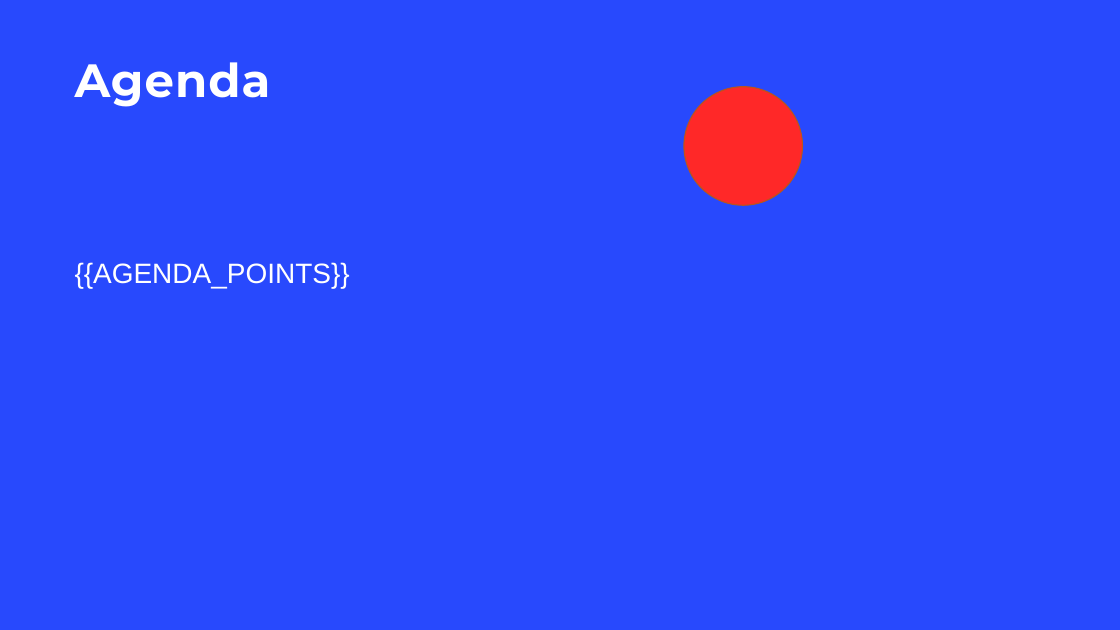
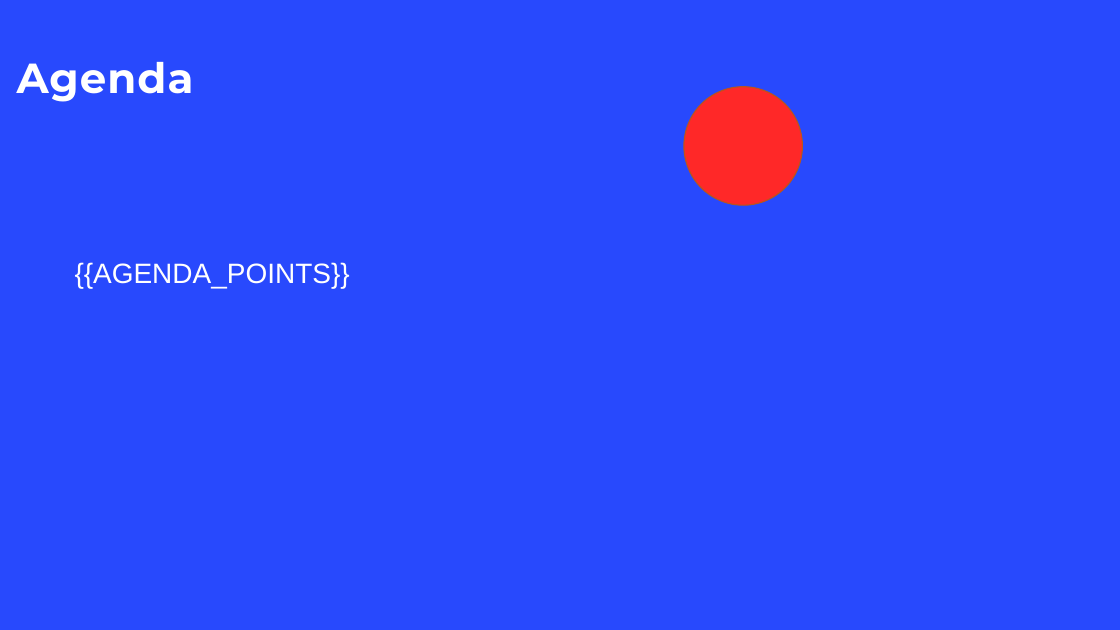
Before and after one commit to abdulzain6/Academi-AI-backend, a slide deck: slide 2 of api/lib/presentation_maker/template_dir/Simplistic_Elegance.pptx. Drawn at 1120x630 pixels with LibreOffice and Linux fonts; fonts in the diff are those of the drawing; background and template pictures are left out. Boxes give left, top, right and bottom in pixels: in the first picture for what was removed or moved away, otherwise in the second. Text is boxed around its words. In the diff, an @@ line names an element or a change of style, - is before the commit and + after.

```diff
--- a/api/lib/presentation_maker/template_dir/Simplistic_Elegance.pptx
+++ b/api/lib/presentation_maker/template_dir/Simplistic_Elegance.pptx
@@ title "Agenda": place and size @@
-title "Agenda" at bbox=[75, 62, 271, 107]
+title "Agenda" at bbox=[17, 62, 194, 102]
@@ title "Agenda" at bbox=[17, 62, 194, 102]: size 40 to 36 pt @@
```
Also in this commit, not shown: 2 other slides changed.
